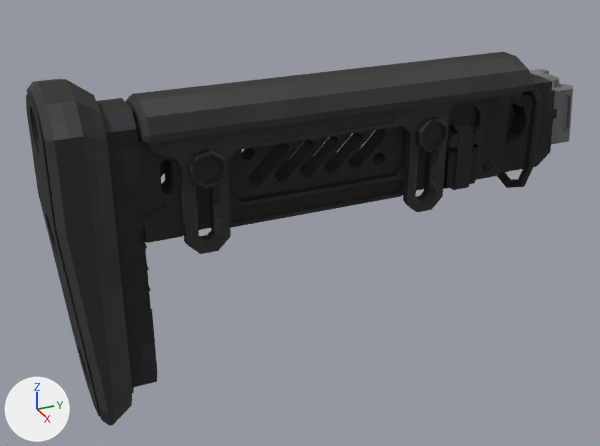
A saved change to the glTF model src/main/resources/assets/gcr/model_assets/gltf/pt1_stock.gltf.
Both versions are drawn from a 50 mm lens placed at (2.74, -2.11, 1.08), pointed at (0.0, -0.88, -0.29). The lights are fixed; the arrows at lower left show +X, +Y and +Z. The first picture is the older version. Vertices at exactly the same position are counted once.
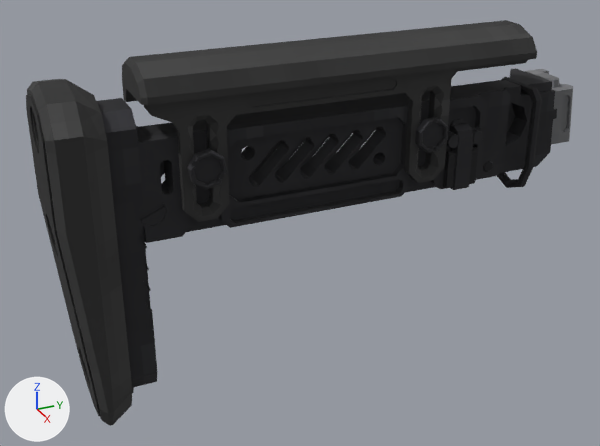
What differs and where, as boxes [x1, y1, x2, y2] in the pictures (600 x 446 px; the box of a moved part takes in the faces that stretch with it):
'Mesh_0', reshaped (9% taller): before [26, 52, 573, 426]; after [26, 20, 573, 426]
part 1 of me_mesh_0, moved or reshaped: before [125, 52, 533, 254]; after [122, 20, 537, 222]

What the commit changed:
me_mesh_0 is used by ob_mesh_0; location (0.0, 0.0, 0.0).
me_mesh_0 had 2367 vertices, 4842 faces and spanned x -0.19..0.27, y -1.84..0.37, z -0.91..0.39.
me_mesh_0 now has 2367 vertices, 4842 faces and spans x -0.19..0.27, y -1.84..0.37, z -0.91..0.44.
me_mesh_0 part 1: the loose piece of 233 vertices spanning x -0.06..0.23, y -1.52..0.03, z -0.24..0.31 is moved by (0.0, 0.0, 0.13).
